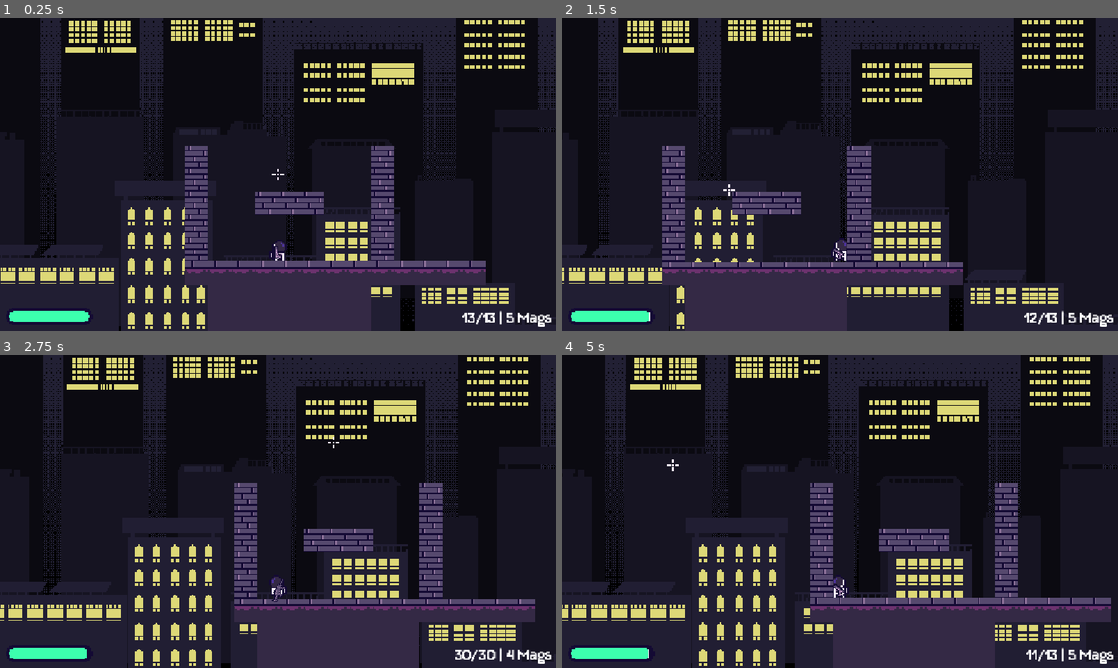
Above: before the commit, frames 1-4 (two rows, left to right).
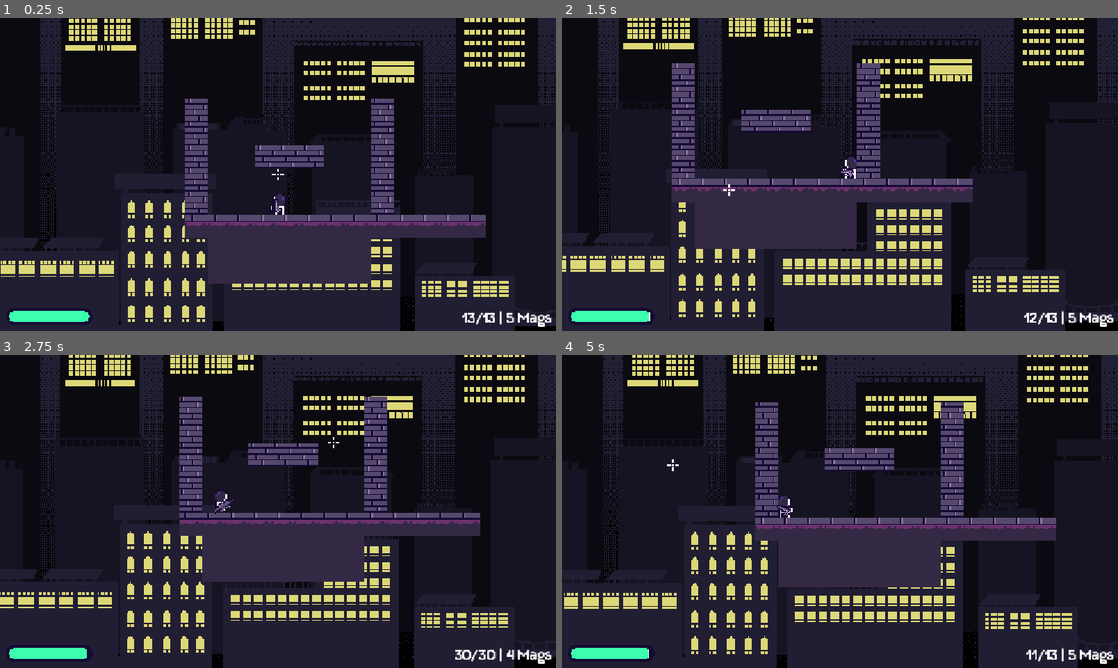
Above: after the commit, the same moments.

Repository: kyteidev/rogueshot
Game: Godot game, scene res://scenes/game_debug.tscn
The game is run twice, just before and just after one commit, with the same random seed, the same clock (stepped at 60 frames per second) and the same inputs.
Inputs (mouse positions are in pixels of both pictures, inside the frame that each line leads up to):
- Up to frame 1 (0.25 s): no input
- Up to frame 2 (1.5 s): move the mouse to (962, 158) at 0.52 s; press the mouse at (962, 158) at 0.53 s; hold D (player_right) from 0.53 s (still down); tap W (player_jump) at 0.77 s; move the mouse to (728, 190) at 1.27 s; release the mouse at (728, 190) at 1.28 s; tap Shift (player_sprint) at 1.35 s
- Up to frame 3 (2.75 s): tap W (player_jump) at 1.52 s; move the mouse to (333, 442) at 2.02 s; release D (player_right) at 2.03 s; hold A (player_left) from 2.03 s (still down); tap E (weapon_next) at 2.1 s
- Up to frame 4 (5 s): move the mouse to (812, 574) at 2.77 s; release A (player_left) at 2.78 s; hold D (player_right) 2.78-4.28 s; tap Q (weapon_previous) at 2.85 s; tap W (player_jump) at 3.02, 3.77, 4.52 s; move the mouse to (1006, 558) at 3.52 s; press the mouse at (1006, 558) at 3.53 s; move the mouse to (673, 464) at 4.27 s; release the mouse at (673, 464) at 4.28 s; hold A (player_left) from 4.28 s (still down); tap Shift (player_sprint) at 4.35 s

The runs differ from the first frame. In frame 1, 16% of the frame differs, in the area x 0-100%, y 0-100%; in frame 2, 23%; in frame 3, 27%; in frame 4, 27%.

Commit message:
make camera smoothly follow player

Diff:
--- a/scenes/game_debug.tscn
+++ b/scenes/game_debug.tscn
@@ -3,6 +3,7 @@
 [ext_resource type="PackedScene" uid="uid://cpx0iw07qf2bi" path="res://scenes/player.tscn" id="1_6rfd2"]
 [ext_resource type="PackedScene" uid="uid://7bm071w04gnc" path="res://scenes/background.tscn" id="1_hpfpv"]
 [ext_resource type="Texture2D" uid="uid://hop8m0c1ubuo" path="res://assets/sprites/world-tileset.png" id="2_17cyv"]
+[ext_resource type="Script" uid="uid://ffbt8aq075s4" path="res://scripts/camera.gd" id="3_2wr2m"]
 [ext_resource type="PackedScene" uid="uid://c6evxkovosp2y" path="res://scenes/hud.tscn" id="4_1s6p4"]
 [ext_resource type="PackedScene" uid="uid://byg2oli55neme" path="res://scenes/crosshair.tscn" id="4_8285f"]
 [ext_resource type="PackedScene" uid="uid://bojjbmn2cos6p" path="res://scenes/menus/pause_menu.tscn" id="5_d1y6d"]
@@ -24,16 +25,18 @@
 physics_layer_0/collision_layer = 1
 sources/0 = SubResource("TileSetAtlasSource_hpfpv")
 
-[node name="Game Debug" type="Node2D" unique_id=23013582]
+[node name="Game Debug" type="Node2D" unique_id=1078131783]
 
 [node name="Background" parent="." unique_id=1305377215 instance=ExtResource("1_hpfpv")]
 
 [node name="Player" parent="." unique_id=73622017 node_paths=PackedStringArray("crosshair") instance=ExtResource("1_6rfd2")]
 crosshair = NodePath("../CrosshairCanvas")
 
-[node name="Camera2D" type="Camera2D" parent="Player" unique_id=1782809747]
+[node name="Camera" type="Camera2D" parent="." unique_id=1782809747]
 position = Vector2(0, -60)
 zoom = Vector2(3, 3)
+process_callback = 0
+script = ExtResource("3_2wr2m")
 
 [node name="TileMap" type="TileMap" parent="." unique_id=768231789]
 tile_set = SubResource("TileSet_nxcxh")
--- /dev/null
+++ b/scripts/camera.gd
@@ -0,0 +1,10 @@
+extends Camera2D
+
+
+const SMOOTHNESS = 3
+
+@onready var player = $"../Player"
+
+
+func _process(delta: float) -> void:
+	position = position.lerp(player.global_position, delta * SMOOTHNESS)
Not shown, added: scripts/camera.gd.uid
